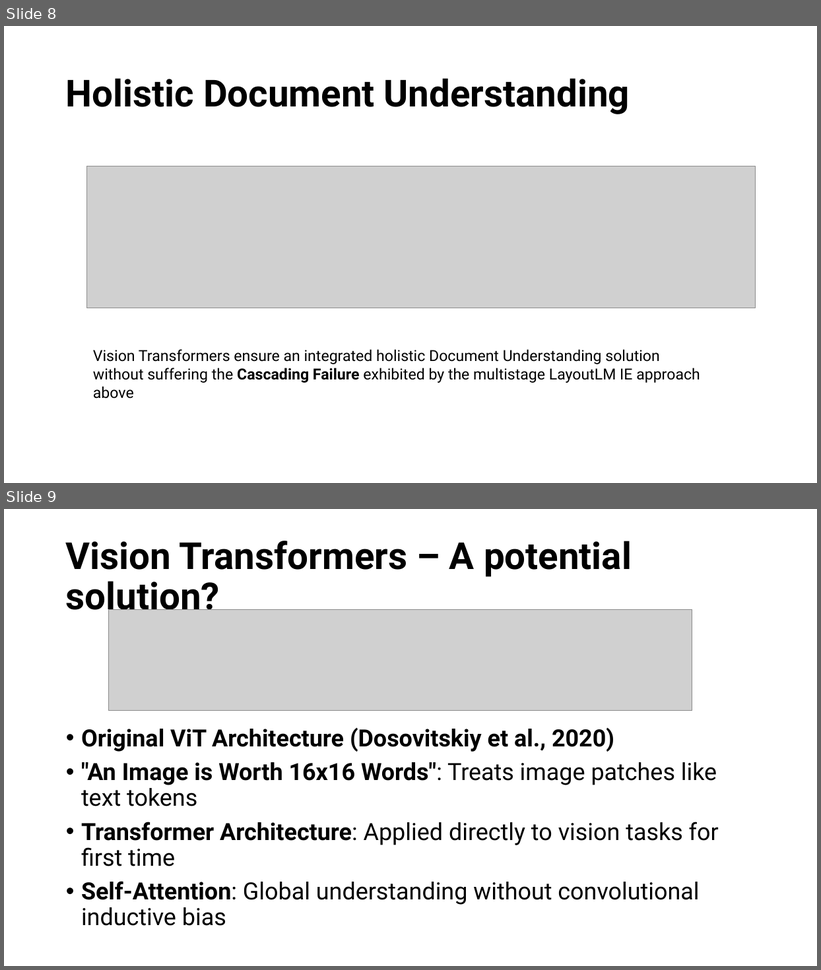
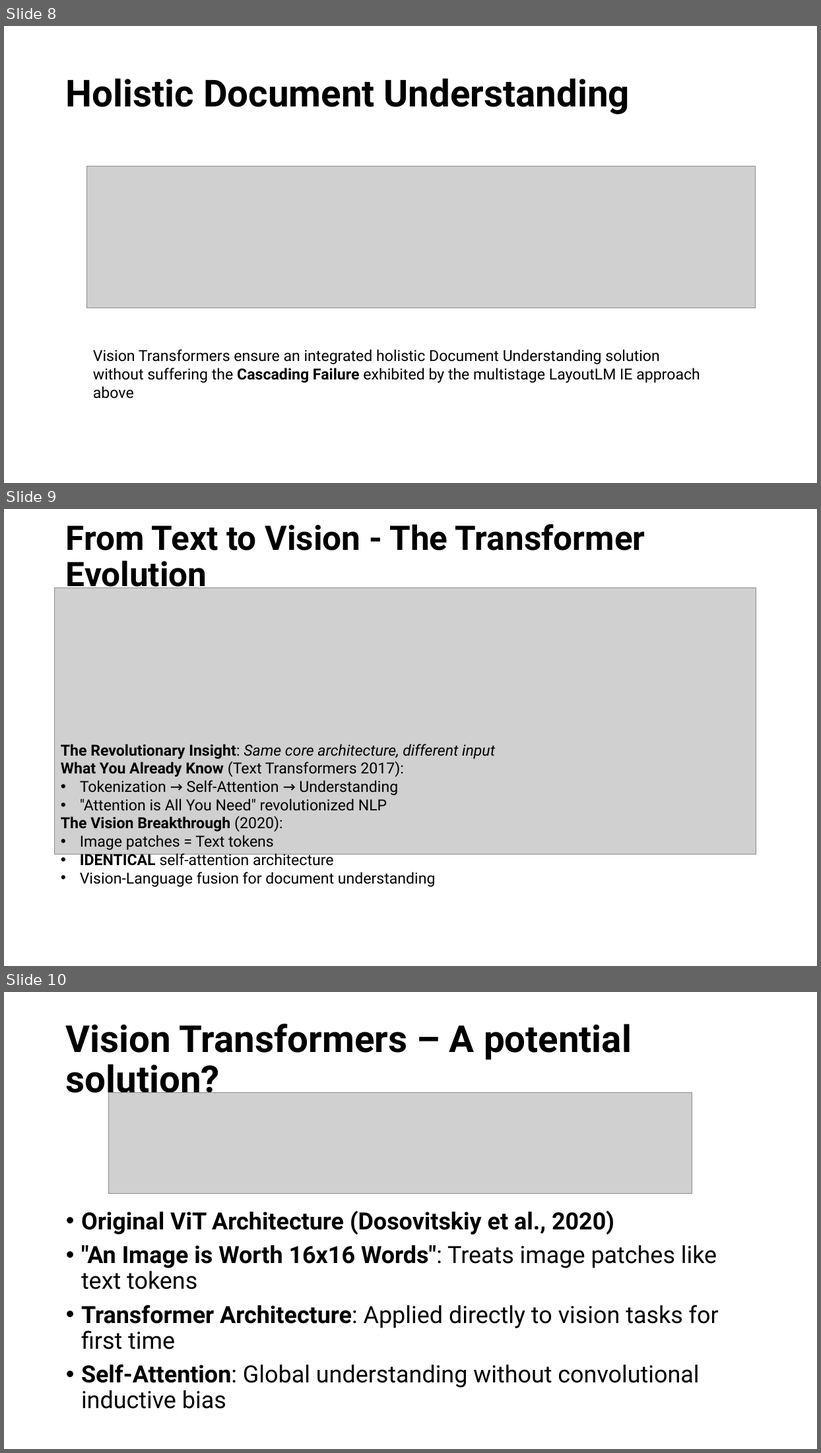
Before and after one commit to tmnestor/unified_vision_processor_minimal, a slide deck: presentation_materials/vision_transformers.pptx. Shown one above the other, each under a label of ours: slides 8 and 9 before the commit, slides 8, 9 and 10 after it. The pictures are 821x970 and 821x1453 pixels, drawn with LibreOffice and Linux fonts; fonts in the diff are those of the drawing; grey boxes stand for pictures. Boxes give left, top, right and bottom in pixels: in the first picture for what was removed or moved away, otherwise in the second. Text is boxed around its words. In the diff, an @@ line names an element or a change of style, - is before the commit and + after.

```diff
--- a/presentation_materials/vision_transformers.pptx
+++ b/presentation_materials/vision_transformers.pptx
@@ slide 9 added at box(4, 509, 817, 966), background #FFFFFF @@
@@ title added at box(66, 524, 646, 595), 40 pt, text #000000, bold @@
+From Text to Vision - The Transformer Evolution
@@ picture added at box(55, 588, 756, 855) @@
@@ text added at box(61, 744, 495, 887), 18 pt, text #000000 @@
+The Revolutionary Insight: Same core architecture, different input
+What You Already Know (Text Transformers 2017):
+• Tokenization → Self-Attention → Understanding
+• "Attention is All You Need" revolutionized NLP
+The Vision Breakthrough (2020):
+• Image patches = Text tokens
+• IDENTICAL self-attention architecture
+• Vision-Language fusion for document understanding
@@ what was slide 9 is now slide 10 @@
```
Also in this commit, not shown: 3 other files.
